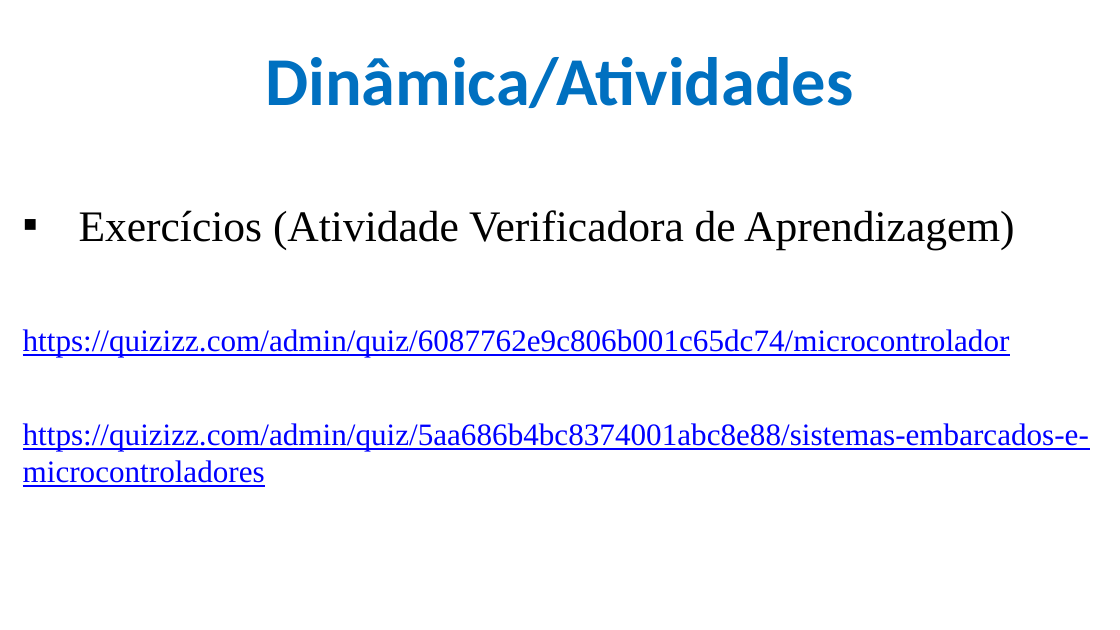
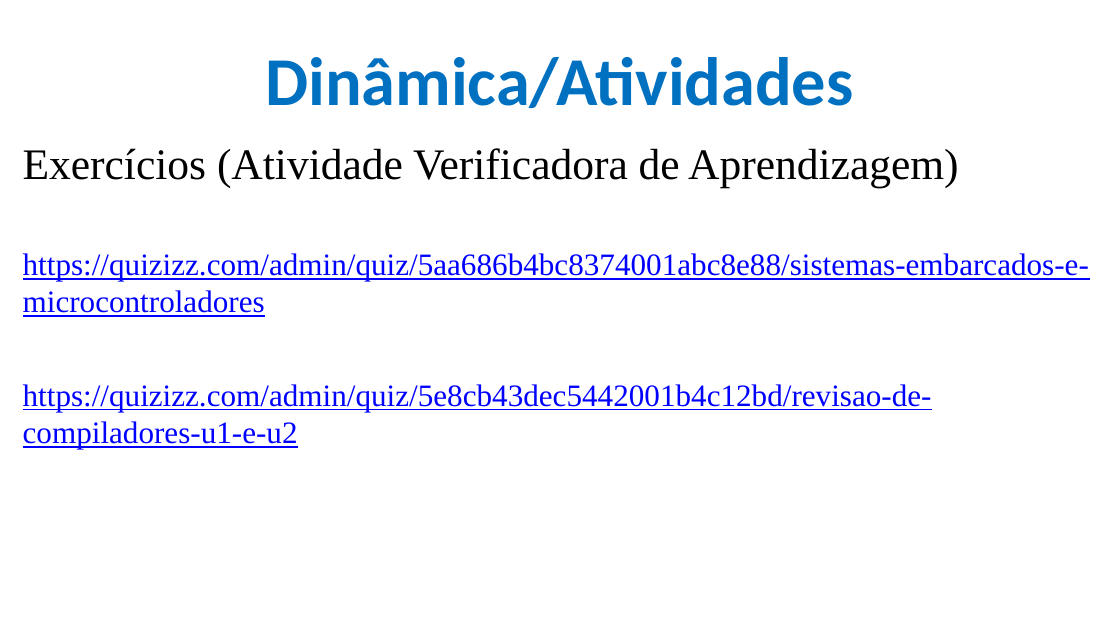
Before and after one commit to CloudEducationBrazil/WydenArea1ProgramacaoMicrocontroladores, a slide deck: slide 32 of 01 Classes/Aula 02 - Programação Microcontroladores.pptx (slide 16 before the commit). Drawn at 1120x630 pixels with LibreOffice and Linux fonts; fonts in the diff are those of the drawing; background and template pictures are left out. Boxes give left, top, right and bottom in pixels: in the first picture for what was removed or moved away, otherwise in the second. Text is boxed around its words. In the diff, an @@ line names an element or a change of style, - is before the commit and + after.

Commit message:
aula 02 microcontroladores 15032023

```diff
--- a/01 Classes/Aula 02 - Programação Microcontroladores.pptx
+++ b/01 Classes/Aula 02 - Programação Microcontroladores.pptx
@@ text at [23,148,958,188]: bullet ▪ to none @@
@@ text at [23,329,1010,357]: paragraph removed @@
-https://quizizz.com/admin/quiz/6087762e9c806b001c65dc74/microcontrolador
@@ text at [23,384,932,449]: paragraph added @@
+https://quizizz.com/admin/quiz/5e8cb43dec5442001b4c12bd/revisao-de-compiladores-u1-e-u2
```
Also in this commit, not shown: 7 other slides changed, 17 slides added, 1 slide removed, 3 other files.
